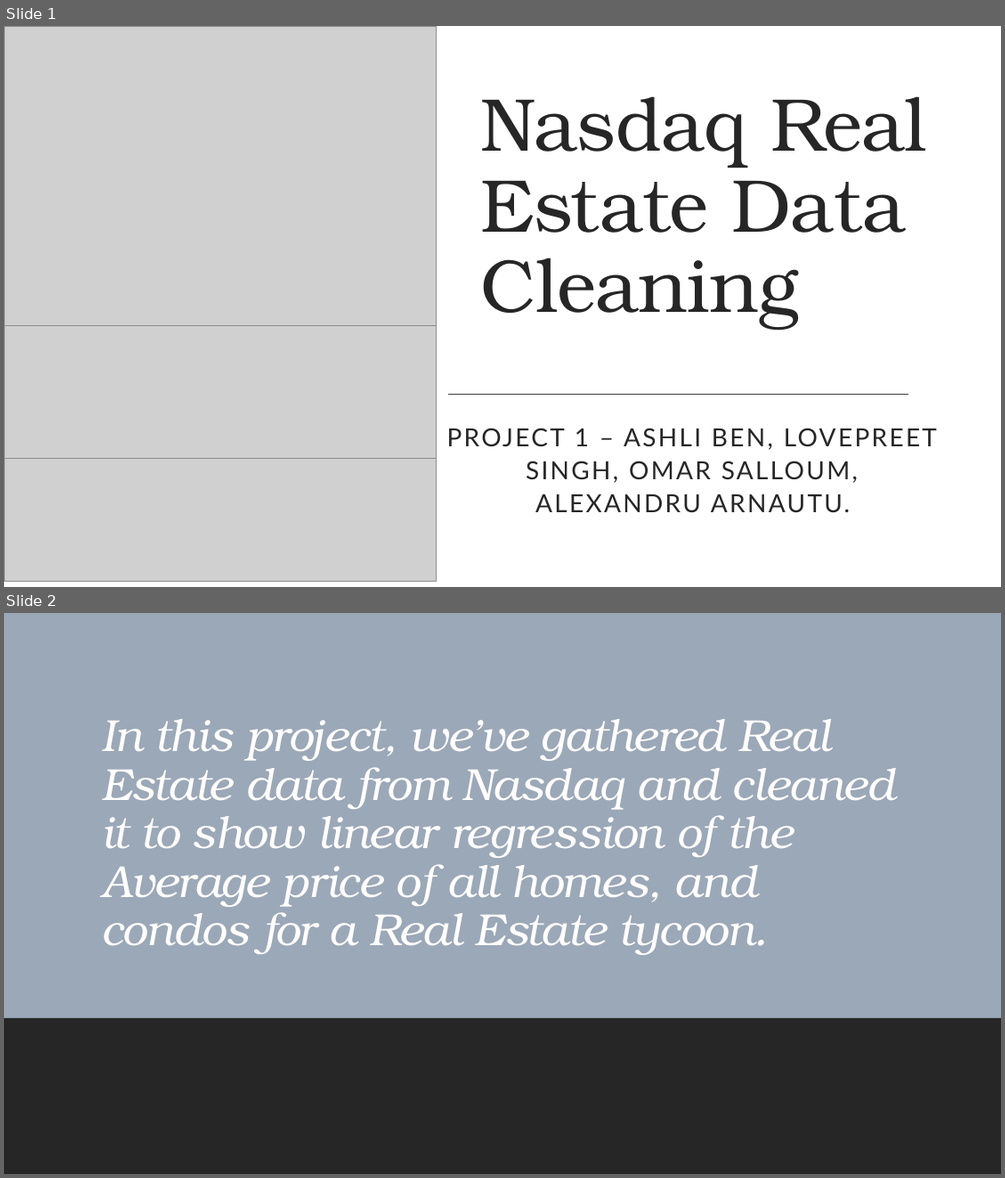
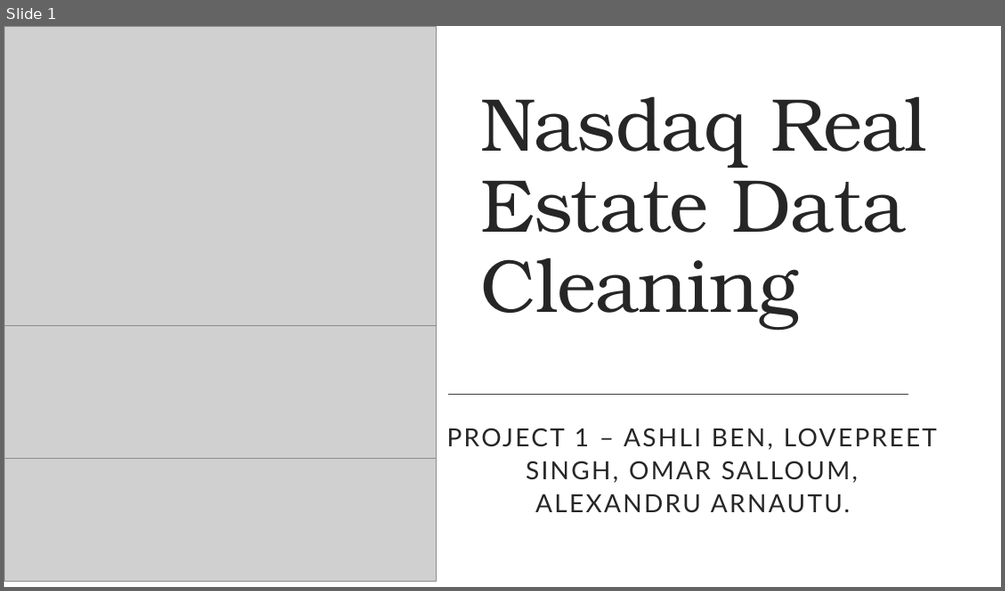
Before and after one commit to Arnawutu/Project1Group10, a slide deck: Main_Data/Nasdaq Real Estate Data Cleaning.pptx. Shown one above the other, each under a label of ours: slides 1 and 2 before the commit, slide 1 after it. The pictures are 1005x1178 and 1005x591 pixels, drawn with LibreOffice and Linux fonts; fonts in the diff are those of the drawing; grey boxes stand for pictures. Boxes give left, top, right and bottom in pixels: in the first picture for what was removed or moved away, otherwise in the second. Text is boxed around its words. In the diff, an @@ line names an element or a change of style, - is before the commit and + after.

Commit message:
real_estate_shipping

```diff
--- a/Main_Data/Nasdaq Real Estate Data Cleaning.pptx
+++ b/Main_Data/Nasdaq Real Estate Data Cleaning.pptx
@@ slide 2 removed at box(4, 613, 1001, 1174), background #FFFFFF; not listed: 1 template element that a slide beside it also shows @@
@@ rectangle removed at box(4, 613, 1001, 1174) @@
@@ title removed at box(101, 719, 896, 955) @@
-In this project, we’ve gathered Real Estate data from Nasdaq and cleaned it to show linear regression of the Average price of all homes, and condos for a Real Estate tycoon.
@@ rectangle removed at box(4, 1018, 1001, 1174) @@
```
Also in this commit, not shown: 7 slides changed, 11 slides added, 1 other slide removed, 1 other file.
